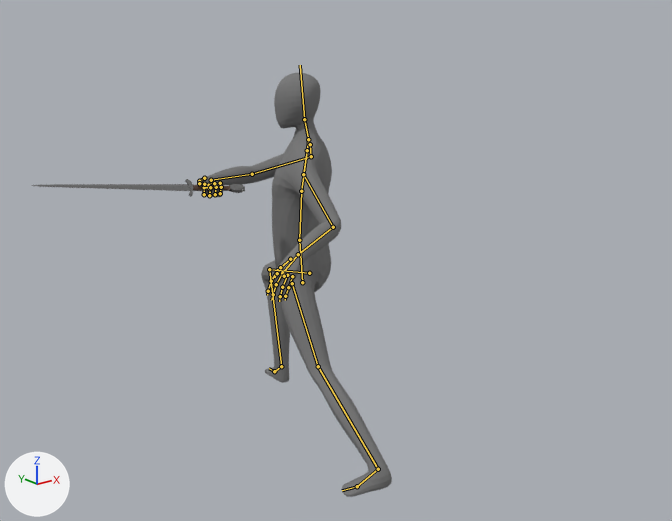
The Blender file IvoryKeep/res/item/weapon/melee/broadsword/broadsword_moveset.blend: old version first, new version second.
Both versions are drawn from a camera (50 mm lens) standing at (-2.19, -2.09, 1.86) and looking at (-0.3, 0.27, 0.91). Every picture has the same lights, and +X, +Y and +Z are marked at lower left. Both versions are drawn at frame 9 of the action 'attack_light1'; the numbers are the values there. The bones that bend it are drawn over the model as lines.
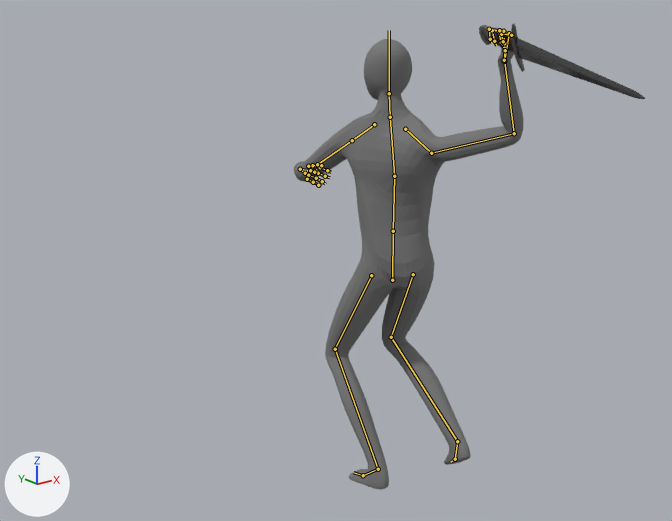
What the commit changed:
Bone 'Root' (bone_root) moves from (0.0, 0.0, 0.866) to (0.0, 0.0, 0.314).
Bone 'Hips' (bone_hips) moves from (0.0, -0.285, 0.023) to (0.0, -0.128, 0.008).
Bone 'Hips' (bone_hips) turns from (0, 25, -2) to (-1, -33, 2) degrees about its own x, y and z.
Bone 'Chest' (bone_chest) turns from (1, 23, 4) to (4, -47, -9) degrees about its own x, y and z.
Bone 'Neck' (bone_neck) turns from (0, -1, 0) to (-8, 53, -16) degrees about its own x, y and z.
Bone 'HandIK.L' (bone_handik_l) moves from (-0.36, -0.152, -0.059) to (-0.361, -0.085, 0.108).
Bone 'HandIK.L' (bone_handik_l) turns from (11, 15, 18) to (49, -13, -8) degrees about its own x, y and z.
Bone 'HandIK.R' (bone_handik_r) moves from (-0.227, -0.524, 0.505) to (0.479, -0.616, 0.196).
Bone 'HandIK.R' (bone_handik_r) turns from (-2, 12, 97) to (-8, -129, -129) degrees about its own x, y and z.
Bone 'LegIK.L' (bone_legik_l) turns from (38, -24, -46) to (0, 0, 8) degrees about its own x, y and z.
Bone 'LegIK.R' (bone_legik_r) moves from (-0.188, 1.028, -0.703) to (-0.056, 0.048, -0.124).
Bone 'LegIK.R' (bone_legik_r) turns from (0, 0, 0) to (36, 11, -5) degrees about its own x, y and z.

What differs and where, as boxes [x1, y1, x2, y2] in the pictures (672 x 521 px):
'Cube', posed (19% wider, 9% taller)
    before: [199, 72, 392, 497]
    after: [294, 27, 523, 490]
'Cylinder', posed (22% narrower, 305% taller)
    before: [31, 179, 245, 197]
    after: [479, 23, 645, 99]
bone 'Hips', root to tip
    before: (302, 282) to (299, 240)
    after: (392, 280) to (393, 231)
bone 'Chest', root to tip
    before: (301, 191) to (308, 139)
    after: (394, 176) to (390, 117)
bone 'Neck', root to tip
    before: (308, 139) to (304, 119)
    after: (390, 117) to (389, 93)
bone 'LegIK.L', root to tip
    before: (378, 469) to (357, 486)
    after: (378, 469) to (363, 475)
bone 'LegIK.R', root to tip
    before: (281, 366) to (274, 371)
    after: (457, 441) to (455, 459)
